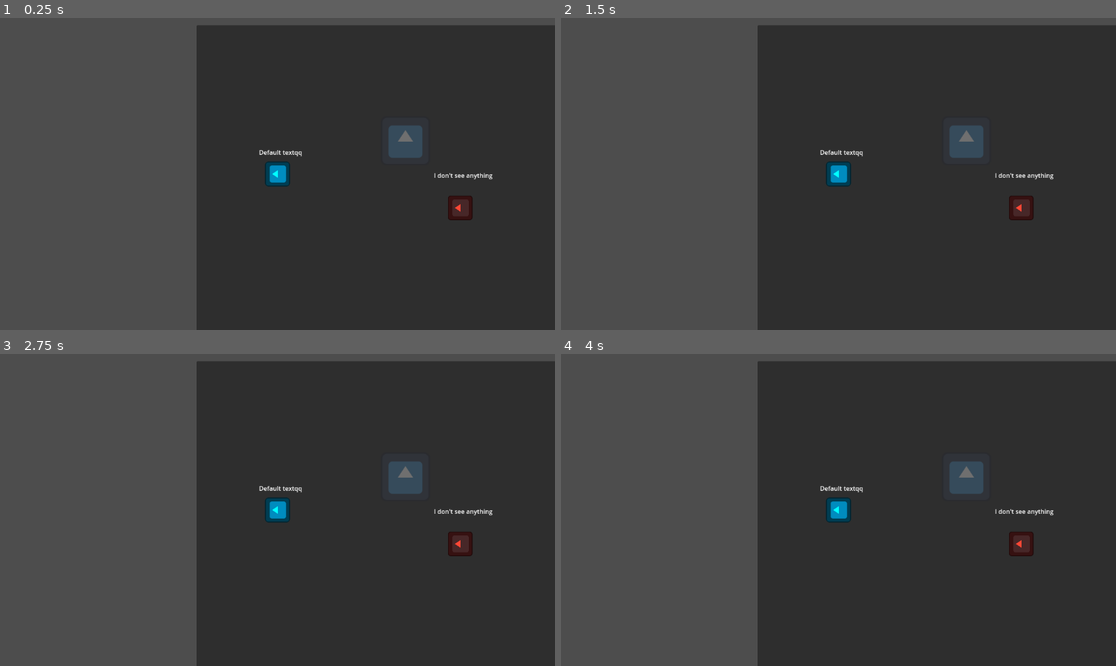
Above: before the commit, frames 1-4 (two rows, left to right).
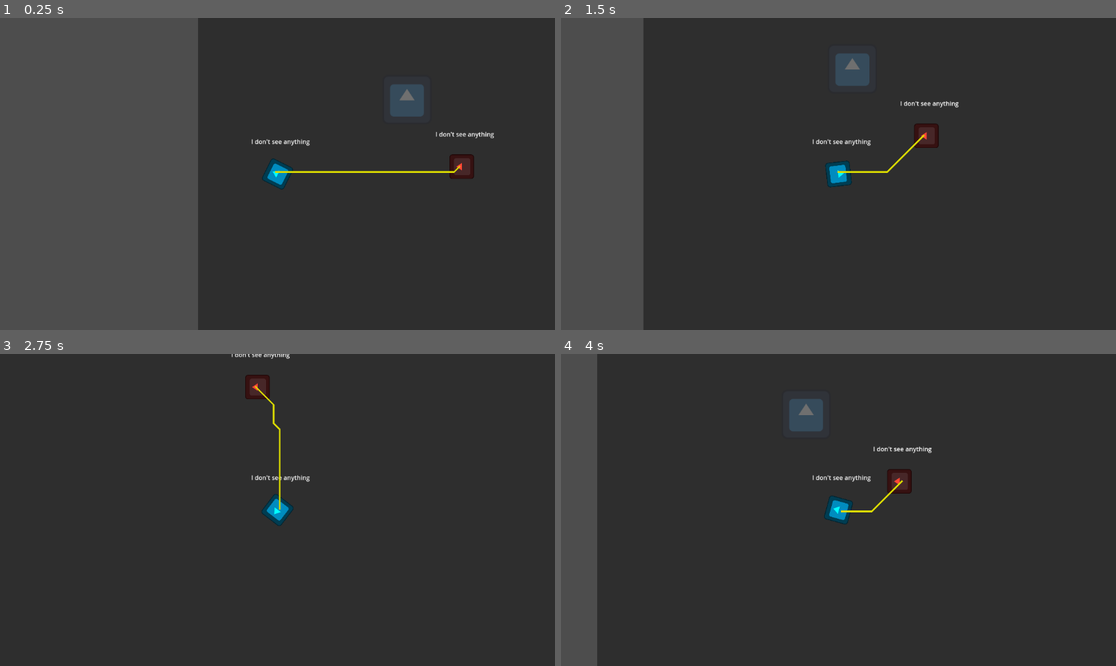
Above: after the commit, the same moments.

Repository: haladrias/godot_wild_jam_82_project
Game: Godot game, scene res://scenes/main.tscn
Two runs of this game, one before a commit and one after it. Both use one fixed random seed, a clock stepped at 60 frames per second and the inputs below. The engine's default icon, where the game draws it, is replaced by a stand-in: a white triangle on a blue panel in a dark square.
Inputs (mouse positions are in pixels of both pictures, inside the frame that each line leads up to):
- Up to frame 1 (0.25 s): no input
- Up to frame 2 (1.5 s): tap Enter at 0.5 s; move the mouse to (960, 158) at 0.52 s; hold D (move_right) 0.53-1.28 s; hold F (test) 0.53-1.28 s; move the mouse to (727, 189) at 1.27 s; hold S (move_down) from 1.28 s (still down); tap Space (space_bar, bound only after the commit) at 1.35 s
- Up to frame 3 (2.75 s): move the mouse to (333, 441) at 2.02 s; release S (move_down) at 2.03 s; hold D (move_right) from 2.03 s (still down); hold F (test) from 2.03 s (still down)
- Up to frame 4 (4 s): move the mouse to (810, 572) at 2.77 s; release D (move_right) at 2.78 s; release F (test) at 2.78 s; hold W (move_up) 2.78-3.53 s; tap Space (space_bar, bound only after the commit) at 2.85 s; move the mouse to (1005, 556) at 3.52 s; hold A (move_left) from 3.53 s (still down); hold F (test) from 3.53 s (still down)

The runs differ from the first frame. In frame 1, 4.3% of the frame differs, in the area x 35-100%, y 0-100%; in frame 2, 24%; in frame 3, 39%, in the area x 0-100%, y 0-100%; in frame 4, 33%.
Error before the commit: Invalid access to property or key 'proximity_detection_triggered' on a base object of type 'Node2D (DetectionComponent)'. (res://scripts/temp_player.gd:10)

Commit message:
Bugfixes

Diff:
--- a/project.godot
+++ b/project.godot
@@ -63,7 +63,6 @@
 "events": [Object(InputEventKey,"resource_local_to_scene":false,"resource_name":"","device":-1,"window_id":0,"alt_press …(192 unchanged characters)…
 ]
 }
-}
 space_bar={
 "deadzone": 0.2,
 "events": [Object(InputEventKey,"resource_local_to_scene":false,"resource_name":"","device":-1,"window_id":0,"alt_press …(191 unchanged characters)…
--- a/scenes/detection_component.tscn
+++ b/scenes/detection_component.tscn
@@ -16,8 +16,7 @@
 monitorable = false
 
 [node name="CollisionPolygon2D" type="CollisionPolygon2D" parent="ViewCone"]
-build_mode = 1
-polygon = PackedVector2Array(0, 0, 212.132, -212.132, 228.122, -194.834, 242.705, -176.336, 255.792, -156.75, 267.302, -136.197, 277.164, -114.805, 285.317, -92.7051, 291.711, -70.0336, 296.307, -46.9303, 299.075, -23.5377, 300, 0, 299.075, 23.5377, 296.307, 46.9303, 291.711, 70.0336, 285.317, 92.7051, 277.164, 114.805, 267.302, 136.197, 255.792, 156.75, 242.705, 176.336, 228.122, 194.834, 212.132, 212.132)
+polygon = PackedVector2Array(0, 0, 247.487, -247.487, 338.074, -90.5867, 338.074, 90.5867, 247.487, 247.487)
 
 [node name="ProximityArea" type="Area2D" parent="."]
 visible = false
--- a/scenes/enemy.tscn
+++ b/scenes/enemy.tscn
@@ -1,11 +1,11 @@
-[gd_scene load_steps=9 format=3 uid="uid://53qwx4khf5fi"]
+[gd_scene load_steps=10 format=3 uid="uid://53qwx4khf5fi"]
 
 [ext_resource type="Script" uid="uid://d278ked0oiuhy" path="res://scripts/enemy.gd" id="1_c4w8v"]
 [ext_resource type="Texture2D" uid="uid://u5lgy7gvemfw" path="res://assets/icon.svg" id="2_smlvt"]
 [ext_resource type="PackedScene" uid="uid://e2ounky2keb5" path="res://scenes/input_component.tscn" id="3_j5nhj"]
+[ext_resource type="PackedScene" uid="uid://cdyf7vl48rwk4" path="res://scenes/pathfinding.tscn" id="4_nenq2"]
 [ext_resource type="PackedScene" uid="uid://d0hnxsi4dimdg" path="res://scenes/movement_component.tscn" id="4_ujyba"]
 [ext_resource type="PackedScene" uid="uid://bwyv3npu3jfpg" path="res://scenes/detection_component.tscn" id="5_ujyba"]
-[ext_resource type="PackedScene" uid="uid://cdyf7vl48rwk4" path="res://scenes/pathfinding.tscn" id="6_xwavj"]
 [ext_resource type="PackedScene" uid="uid://doc5grjj7khox" path="res://scenes/slow.tscn" id="6_xwavj"]
 
 [sub_resource type="RectangleShape2D" id="RectangleShape2D_h0i82"]
@@ -32,6 +32,7 @@
 texture = ExtResource("2_smlvt")
 
 [node name="DetectionComponent" parent="CollisionShape2D" instance=ExtResource("5_ujyba")]
+faction = 1
 cone_resolution = 20
 cone_radius = 300.0
 
@@ -43,14 +44,11 @@
 shape = SubResource("RectangleShape2D_j5nhj")
 debug_color = Color(0, 0.6, 0.701961, 0.101961)
 
+[node name="pathfinding" parent="." instance=ExtResource("4_nenq2")]
+
 [node name="InputComponent" parent="." instance=ExtResource("3_j5nhj")]
 
 [node name="MovementComponent" parent="." instance=ExtResource("4_ujyba")]
-
-[node name="DetectionComponent" parent="." instance=ExtResource("5_ujyba")]
-faction = 1
-
-[node name="pathfinding" parent="." instance=ExtResource("6_xwavj")]
 
 [node name="DebugLabel" type="RichTextLabel" parent="."]
 offset_left = -104.0
@@ -63,5 +61,3 @@
 vertical_alignment = 1
 
 [node name="Node2D" parent="." instance=ExtResource("6_xwavj")]
-
-[connection signal="area_entered" from="CollisionShape2D/Sprite2D/Area2D" to="." method="_on_area_2d_area_entered"]
--- a/scenes/game.tscn
+++ b/scenes/game.tscn
@@ -1,9 +1,12 @@
-[gd_scene load_steps=5 format=3 uid="uid://cmcew2vdcolxx"]
+[gd_scene load_steps=7 format=3 uid="uid://cmcew2vdcolxx"]
 
 [ext_resource type="Script" uid="uid://cegftdf7anhca" path="res://scripts/game.gd" id="1_uwrxv"]
-[ext_resource type="PackedScene" uid="uid://cglaqk4lp80eb" path="res://scenes/player.tscn" id="2_lbhrr"]
+[ext_resource type="PackedScene" uid="uid://dsgrf3w1tbcdn" path="res://scenes/player.tscn" id="2_lbhrr"]
 [ext_resource type="PackedScene" uid="uid://cso26riovh3dl" path="res://scenes/portal.tscn" id="3_lbhrr"]
 [ext_resource type="PackedScene" uid="uid://53qwx4khf5fi" path="res://scenes/enemy.tscn" id="4_lbhrr"]
+[ext_resource type="PackedScene" uid="uid://w2tfl263uj6t" path="res://scenes/slow_area.tscn" id="5_iywne"]
+
+[sub_resource type="CircleShape2D" id="CircleShape2D_p57ef"]
 
 [node name="Game" type="Node2D"]
 script = ExtResource("1_uwrxv")
@@ -13,10 +16,16 @@
 offset_bottom = 5000.0
 
 [node name="Player" parent="." instance=ExtResource("2_lbhrr")]
-position = Vector2(210, 386)
+position = Vector2(206, 493)
 
 [node name="Enemy" parent="." instance=ExtResource("4_lbhrr")]
 position = Vector2(684, 474)
 collision_layer = 1
 
 [node name="Portal" parent="." instance=ExtResource("3_lbhrr")]
+
+[node name="slow_area" parent="." instance=ExtResource("5_iywne")]
+position = Vector2(194, 279)
+
+[node name="CollisionShape2D" type="CollisionShape2D" parent="slow_area"]
+shape = SubResource("CircleShape2D_p57ef")
--- a/scenes/interaction_testing.tscn
+++ b/scenes/interaction_testing.tscn
@@ -1,15 +1,11 @@
-[gd_scene load_steps=4 format=3 uid="uid://cjeu5kbyo5vwk"]
+[gd_scene load_steps=3 format=3 uid="uid://cjeu5kbyo5vwk"]
 
 [ext_resource type="PackedScene" uid="uid://w2tfl263uj6t" path="res://scenes/slow_area.tscn" id="2_iuir6"]
-[ext_resource type="PackedScene" uid="uid://cglaqk4lp80eb" path="res://scenes/temp_player.tscn" id="3_5v6yl"]
 
 [sub_resource type="CircleShape2D" id="CircleShape2D_iuir6"]
 radius = 173.026
 
 [node name="interaction_testing" type="Node2D"]
-
-[node name="TempPlayer" parent="." instance=ExtResource("3_5v6yl")]
-position = Vector2(186, 363)
 
 [node name="slow_area" parent="." instance=ExtResource("2_iuir6")]
 position = Vector2(389, 26)
--- a/scenes/pathfinding.tscn
+++ b/scenes/pathfinding.tscn
@@ -1,7 +1,6 @@
 [gd_scene load_steps=2 format=3 uid="uid://cdyf7vl48rwk4"]
 
 [ext_resource type="Script" uid="uid://beqmah0h4km7x" path="res://scripts/pathfinding.gd" id="1_xug3m"]
-
 
 [node name="pathfinding" type="Node2D"]
 script = ExtResource("1_xug3m")
--- /dev/null
+++ b/scenes/player.tscn
@@ -0,0 +1,56 @@
+[gd_scene load_steps=8 format=3 uid="uid://dsgrf3w1tbcdn"]
+
+[ext_resource type="Script" uid="uid://detbyyynrens2" path="res://scripts/player.gd" id="1_qlg0r"]
+[ext_resource type="Texture2D" uid="uid://u5lgy7gvemfw" path="res://assets/icon.svg" id="2_tuyoq"]
+[ext_resource type="PackedScene" uid="uid://bwyv3npu3jfpg" path="res://scenes/detection_component.tscn" id="3_fjrip"]
+[ext_resource type="PackedScene" uid="uid://e2ounky2keb5" path="res://scenes/input_component.tscn" id="4_smehm"]
+[ext_resource type="PackedScene" uid="uid://d0hnxsi4dimdg" path="res://scenes/movement_component.tscn" id="5_ur7pv"]
+
+[sub_resource type="RectangleShape2D" id="RectangleShape2D_h0i82"]
+size = Vector2(64, 64)
+
+[sub_resource type="RectangleShape2D" id="RectangleShape2D_j5nhj"]
+size = Vector2(64, 64)
+
+[node name="Player" type="CharacterBody2D" node_paths=PackedStringArray("input_component", "movement_component", "detection_component") groups=["Player"]]
+collision_layer = 129
+script = ExtResource("1_qlg0r")
+input_component = NodePath("InputComponent")
+movement_component = NodePath("MovementComponent")
+detection_component = NodePath("CollisionShape2D/DetectionComponent")
+
+[node name="CollisionShape2D" type="CollisionShape2D" parent="."]
+shape = SubResource("RectangleShape2D_h0i82")
+
+[node name="Sprite2D" type="Sprite2D" parent="CollisionShape2D"]
+self_modulate = Color(0, 1, 1, 1)
+rotation = -1.5708
+scale = Vector2(0.5, 0.5)
+texture = ExtResource("2_tuyoq")
+
+[node name="DetectionComponent" parent="CollisionShape2D" instance=ExtResource("3_fjrip")]
+cone_resolution = 10
+
+[node name="Area2D" type="Area2D" parent="CollisionShape2D/DetectionComponent" groups=["Player"]]
+collision_layer = 131
+collision_mask = 129
+
+[node name="CollisionShape2D" type="CollisionShape2D" parent="CollisionShape2D/DetectionComponent/Area2D"]
+shape = SubResource("RectangleShape2D_j5nhj")
+
+[node name="InputComponent" parent="." instance=ExtResource("4_smehm")]
+
+[node name="MovementComponent" parent="." instance=ExtResource("5_ur7pv")]
+
+[node name="DebugLabel" type="RichTextLabel" parent="."]
+offset_left = -104.0
+offset_top = -100.0
+offset_right = 120.0
+offset_bottom = -68.0
+text = "Default text"
+fit_content = true
+horizontal_alignment = 1
+vertical_alignment = 1
+
+[node name="Camera2D" type="Camera2D" parent="."]
+zoom = Vector2(0.8, 0.8)
--- a/scenes/temp_player.tscn
+++ /dev/null
@@ -1,53 +0,0 @@
-[gd_scene load_steps=8 format=3 uid="uid://cglaqk4lp80eb"]
-
-[ext_resource type="Script" uid="uid://detbyyynrens2" path="res://scripts/temp_player.gd" id="1_qc3fp"]
-[ext_resource type="Texture2D" uid="uid://u5lgy7gvemfw" path="res://assets/icon.svg" id="2_smlvt"]
-[ext_resource type="PackedScene" uid="uid://e2ounky2keb5" path="res://scenes/input_component.tscn" id="3_j5nhj"]
-[ext_resource type="PackedScene" uid="uid://d0hnxsi4dimdg" path="res://scenes/movement_component.tscn" id="4_ujyba"]
-[ext_resource type="PackedScene" uid="uid://bwyv3npu3jfpg" path="res://scenes/detection_component.tscn" id="5_ujyba"]
-
-[sub_resource type="RectangleShape2D" id="RectangleShape2D_h0i82"]
-size = Vector2(64, 64)
-
-[sub_resource type="RectangleShape2D" id="RectangleShape2D_j5nhj"]
-size = Vector2(64, 64)
-
-[node name="TempPlayer" type="CharacterBody2D" node_paths=PackedStringArray("input_component", "movement_component", "detection_component") groups=["Player"]]
-script = ExtResource("1_qc3fp")
-input_component = NodePath("InputComponent")
-movement_component = NodePath("MovementComponent")
-detection_component = NodePath("CollisionShape2D/DetectionComponent")
-
-[node name="CollisionShape2D" type="CollisionShape2D" parent="."]
-shape = SubResource("RectangleShape2D_h0i82")
-
-[node name="Sprite2D" type="Sprite2D" parent="CollisionShape2D"]
-self_modulate = Color(0, 1, 1, 1)
-rotation = -1.5708
-scale = Vector2(0.5, 0.5)
-texture = ExtResource("2_smlvt")
-
-[node name="DetectionComponent" parent="CollisionShape2D" instance=ExtResource("5_ujyba")]
-
-[node name="Area2D" type="Area2D" parent="CollisionShape2D/DetectionComponent" groups=["Player"]]
-
-[node name="CollisionShape2D" type="CollisionShape2D" parent="CollisionShape2D/DetectionComponent/Area2D"]
-shape = SubResource("RectangleShape2D_j5nhj")
-
-[node name="InputComponent" parent="." instance=ExtResource("3_j5nhj")]
-
-[node name="MovementComponent" parent="." node_paths=PackedStringArray("parent") instance=ExtResource("4_ujyba")]
-parent = NodePath("..")
-
-[node name="Camera2D" type="Camera2D" parent="."]
-zoom = Vector2(0.8, 0.8)
-
-[node name="DebugLabel" type="RichTextLabel" parent="."]
-offset_left = -104.0
-offset_top = -72.0
-offset_right = 120.0
-offset_bottom = -40.0
-text = "Default textqq"
-fit_content = true
-horizontal_alignment = 1
-vertical_alignment = 1
--- a/scripts/temp_player.gd
+++ /dev/null
@@ -1,34 +0,0 @@
-extends CharacterBody2D
-@export var input_component: InputComponent
-@export var movement_component: MovementComponent
-@export var detection_component: DetectionComponent
-@onready var debug_label: RichTextLabel = $DebugLabel
-@onready var entity: CollisionShape2D = $CollisionShape2D
-
-
-func _ready() -> void:
-	detection_component.proximity_detection_triggered.connect(detected)
-	detection_component.proximity_detection_stopped.connect(not_detected)
-	detection_component.view_cone_detection_triggered.connect(detected)
-	detection_component.view_cone_detection_stopped.connect(not_detected)
-	DebugTools.update_debug_label(debug_label, "I don't see anything")
-
-
-func _process(_delta):
-	movement_component.handle_movement(self, input_component.get_input_direction())
-	detection_component.set_view_cone_rotation(input_component.get_mouse_location())
-	entity.look_at(input_component.get_mouse_location())
-	move_and_slide()
-	return
-
-
-func detected(area):
-	if area.is_in_group("Enemy"):
-		DebugTools.update_debug_label(debug_label, "There is an enemy nearby!")
-	if area.is_in_group("Portal"):
-		DebugTools.update_debug_label(debug_label, "I need to stay here to activate the portal!")
-
-
-func not_detected(area):
-	if area.is_in_group("Enemy"):
-		DebugTools.update_debug_label(debug_label, "I think I lost them...")
Not shown, removed: scripts/temp_player.gd.uid
